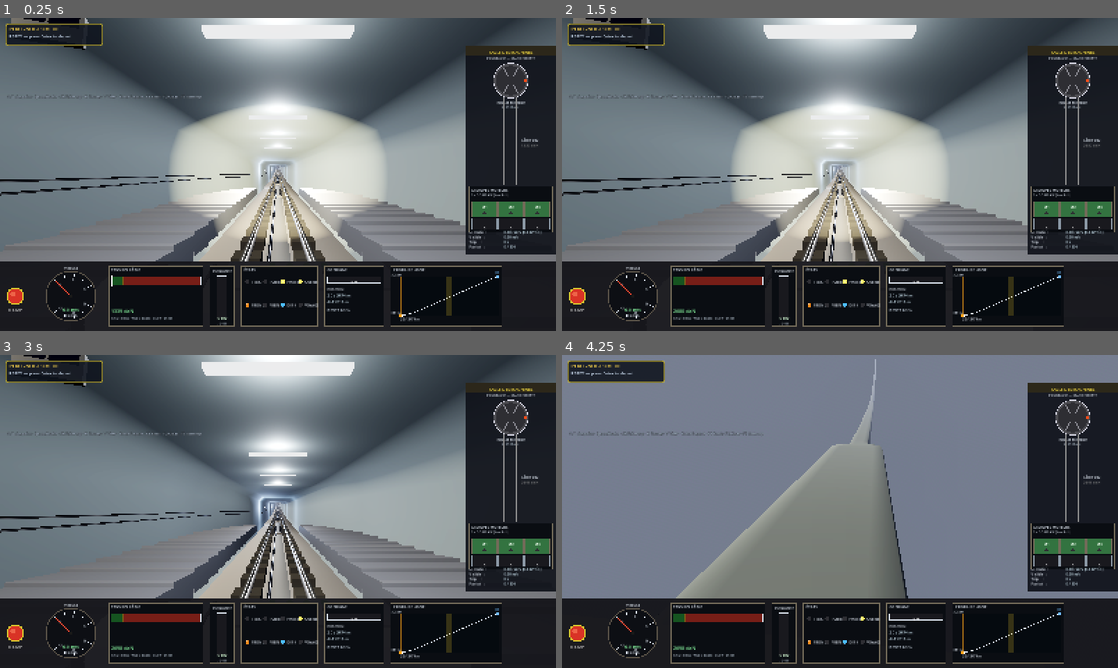
Above: before the commit, frames 1-4 (two rows, left to right).
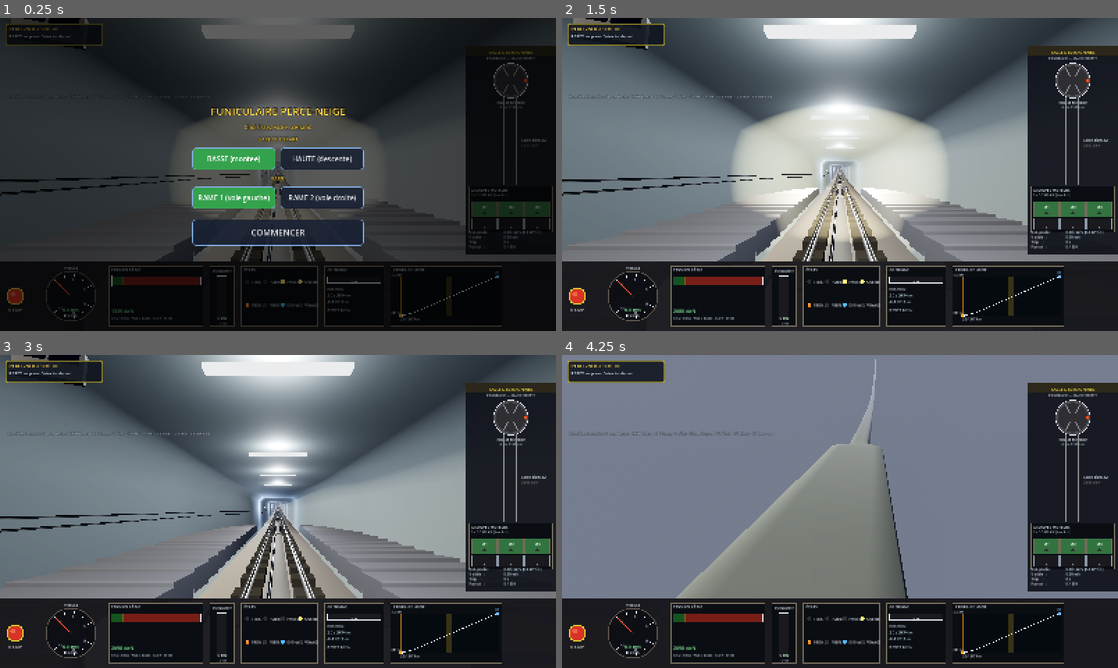
Above: after the commit, the same moments.

Repository: ARP273-ROSE/perce-neige-sim
Game: Godot game, scene res://scenes/main.tscn
Two runs of this game, one before a commit and one after it. Both use one fixed random seed, a clock stepped at 60 frames per second and the inputs below. Sound files missing from this copy of the repository are replaced by a short silence.
Inputs (mouse positions are in pixels of both pictures, inside the frame that each line leads up to):
- Up to frame 1 (0.25 s): no input
- Up to frame 2 (1.5 s): click (840, 230) at 0.5 s, where only the run after the commit has a clickable "COMMENCER"; tap Enter (ready_depart) at 1.25 s; hold Up (speed_up) from 1.28 s (still down); tap Shift (emergency) at 1.35 s
- Up to frame 3 (3 s): tap Enter (ready_depart) at 2, 2.1, 2.75 s; release Up (speed_up) at 2.03 s; hold Space (brake) 2.03-2.78 s; hold Up (speed_up) from 2.78 s (still down); tap H (toggle_headlights) at 2.85 s
- Up to frame 4 (4.25 s): keep holding Up (speed_up); tap Enter (ready_depart) at 3.5 s; tap V (toggle_view) at 3.6 s

The runs differ from the first frame. In frame 1, 71% of the frame differs, in the area x 0-100%, y 0-99%; in frame 2, 0.1%; in frame 3, 0.1%; in frame 4, 0.2%.

Commit message:
feat(3d): rebond de câble à l'arrêt, sélecteur de scénario, HUD tactile propre
Retours d'essai iPad 2026-07-12 (2e session) :
- REBOND ÉLASTIQUE porté du Python : x(t)=A·e^(−ζωt)·sin(ωt), k=EA/L
  jusqu'à la poulie haute → ±31 cm T≈6 s en gare basse, 1 mm en haut
  (l'asymétrie sort de la physique). Appliqué à s_render ; arrivée en
  2 temps : serrage tambour immédiat (rebond visible) puis portes +
  inversion après 15 s — le demi-tour n'est plus instantané
- SÉLECTEUR DE SCÉNARIO au démarrage : gare de départ (basse/haute) et
  rame (1 voie gauche / 2 voie droite), tactile et souris
- annonce « évacuation » fantôme : AUCUN chemin automatique (banc
  aller-retour complet tracé) → fausse manip sur PANNE collé à AUTO ;
  PANNE déplacé à gauche + DOUBLE-TAP requis pour déclencher
- boutons +/− VITESSE : chemin action_press → physique VALIDÉ au banc
  (--drivetest : cmd=1.00 après 6 s) — ils étaient inopérants car AUTO
  écrase la consigne → boutons de conduite grisés quand AUTO actif
- HUD : glyphes hors police mobile remplacés (fleches, Ø, ω → ASCII),
  barre d'aide clavier masquée sur écran tactile
- fix : l'auto-op remettait finished=false chaque frame en attente des
  portes → serrage réarmé en boucle (tempo/rebond gelés, deadlock)
Validé banc : arrivée t=450, portes+annonce sortie à t=465 (+15 s pile),
séquence suivante nominale ; pck exporté vérifié.

Diff:
--- a/godot_project/scripts/auto_operator.gd
+++ b/godot_project/scripts/auto_operator.gd
@@ -143,14 +143,18 @@
 			# Frein doux jusqu'à arrêt complet
 			physics.speed_cmd = 0.0
 			if absf(physics.v) < 0.05:
-				_request_open_doors()
 				state = State.OPENING_DOORS
 				_state_timer = 0.0
 				_trip_count += 1
 				print("[AutoOp] Trip %d terminé, arrivée en gare" % _trip_count)
 
 		State.OPENING_DOORS:
-			# Attendre que doors_open passe à true
+			# Les portes s'ouvrent TOUTES SEULES après la temporisation
+			# d'arrivée de la physique (rebond de câble visible pendant
+			# ~15 s) — ne rien forcer ici, juste attendre. (Surtout pas
+			# `finished = false` : ça réarmait le serrage d'arrivée à
+			# chaque frame → tempo jamais écoulée, portes jamais
+			# ouvertes. start_trip() remet finished à zéro au départ.)
 			if physics.doors_open:
 				state = State.WAITING_AT_STATION
 				_state_timer = 0.0
@@ -166,17 +170,6 @@
 		return maxf(0.0, physics.s - PNConstants.START_S)
 
 
-func _request_open_doors() -> void:
-	if physics == null:
-		return
-	# Le demi-tour terminus (portes, trip_started, direction inversée)
-	# est désormais géré par TrainPhysics._terminus_turnaround() à
-	# l'arrivée — le refaire ici inverserait la direction DEUX fois.
-	# On s'assure juste que l'état est bien celui attendu.
-	physics.doors_open = true
-	physics.finished = false
-
-
 func _maybe_inject_fault() -> void:
 	if fault_manager == null or _fault_injected_this_trip:
 		return
--- a/godot_project/scripts/cockpit_panel.gd
+++ b/godot_project/scripts/cockpit_panel.gd
@@ -251,7 +251,7 @@
 			["CABINE", physics.lights_cabin, Color(1.0, 0.95, 0.40)],
 			["FREIN P", physics.maint_brake, Color(1.0, 0.55, 0.10)],
 			["FREIN U", physics.emergency_brake or physics.emergency, Color(1.0, 0.20, 0.18)],
-			["DIR↑" if physics.direction > 0 else "DIR↓", true, Color(0.30, 0.75, 1.0)],
+			["DIR HAUT" if physics.direction > 0 else "DIR BAS", true, Color(0.30, 0.75, 1.0)],
 			["VOYAGE", physics.trip_started, Color(0.85, 0.75, 0.30)],
 		]
 	var led_size: float = 12.0
--- a/godot_project/scripts/hud.gd
+++ b/godot_project/scripts/hud.gd
@@ -84,11 +84,13 @@
 	_status_label.add_theme_font_size_override("font_size", 12)
 	top_vbox.add_child(_status_label)
 
-	# --- Help bar (raccourcis) ---
+	# --- Help bar (raccourcis CLAVIER — masquée sur écran tactile : les
+	# boutons tactiles couvrent tout, et F1/F2… n'ont pas de sens) ---
 	_help_label = Label.new()
+	_help_label.visible = not DisplayServer.is_touchscreen_available()
 	_help_label.text = _t(
-		"↑/↓ Setpoint · Space Brake · Shift Emerg · H Phares · V View · Enter Depart · F1 Fault · F2 Clear · F3 Auto-op",
-		"↑/↓ Consigne · Espace Frein · Shift Urgence · H Phares · V Vue · Entrée Départ · F1 Panne · F2 Clear · F3 Auto-exploit"
+		"Haut/Bas Setpoint · Space Brake · Shift Emerg · H Phares · V View · Enter Depart · F1 Fault · F2 Clear · F3 Auto-op",
+		"Haut/Bas Consigne · Espace Frein · Shift Urgence · H Phares · V Vue · Entrée Départ · F1 Panne · F2 Clear · F3 Auto-exploit"
 	)
 	_help_label.position = Vector2(20, 218)
 	_help_label.size = Vector2(1560, 22)
@@ -174,9 +176,11 @@
 		return _t("READY — press Enter to depart", "PRÊT — Entrée pour départ")
 	if absf(physics.v) < 0.1:
 		return _t("Stopped at station", "Arrêté en gare")
+	# (pas de flèches ni glyphes exotiques : la police par défaut des
+	# exports mobiles les rend en carrés — retour d'essai iPad 2026-07-12)
 	if physics.direction > 0:
-		return _t("Climbing → Glacier", "Montée → Glacier")
-	return _t("Descending → Val Claret", "Descente → Val Claret")
+		return _t("Climbing to Glacier", "Montee vers le Glacier")
+	return _t("Descending to Val Claret", "Descente vers Val Claret")
 
 
 func _update_fault_panel() -> void:
--- a/godot_project/scripts/machine_room_panel.gd
+++ b/godot_project/scripts/machine_room_panel.gd
@@ -90,7 +90,7 @@
 	draw_line(Vector2(cable_right_x, cable_top_y), Vector2(cable_right_x, cable_bot_y), cable_color, 4.0)
 	# Annotation tension
 	_draw_text(Vector2(pulley_cx + 30.0, (cable_top_y + cable_bot_y) * 0.5),
-		"Câble Ø52", 10, label_color)
+		"Cable diam. 52", 10, label_color)
 	_draw_text(Vector2(pulley_cx + 30.0, (cable_top_y + cable_bot_y) * 0.5 + 15.0),
 		"%.0f daN" % t_cur, 11, cable_color)
 
@@ -99,7 +99,7 @@
 
 	# 4. Stats résumées (encart bas)
 	var stats_y: float = h - 60.0
-	_draw_text(Vector2(10.0, stats_y), "ω poulie  :", 10, label_color)
+	_draw_text(Vector2(10.0, stats_y), "Rot. poulie :", 10, label_color)
 	var omega: float = physics.v / 2.08
 	_draw_text(Vector2(110.0, stats_y), "%.2f rad/s  (%.1f tr/min)" %
 		[absf(omega), absf(omega) * 60.0 / TAU], 10, Color(0.85, 0.95, 1.0))
@@ -133,7 +133,7 @@
 	draw_circle(Vector2(cx + cos(marker_ang) * r * 0.85, cy + sin(marker_ang) * r * 0.85), 5.0, Color(1.0, 0.30, 0.10))
 	# Label dimensions
 	_draw_text_center(Vector2(cx, cy + r + 14.0), "POULIE MOTRICE", 10, label_color)
-	_draw_text_center(Vector2(cx, cy + r + 26.0), "Ø 4160 mm", 9, Color(0.65, 0.70, 0.75))
+	_draw_text_center(Vector2(cx, cy + r + 26.0), "diam. 4160 mm", 9, Color(0.65, 0.70, 0.75))
 
 
 func _draw_motor_bank(x: float, y: float, w: float, h: float) -> void:
--- a/godot_project/scripts/main.gd
+++ b/godot_project/scripts/main.gd
@@ -121,7 +121,47 @@
 			auto_operator.enabled = true
 			auto_operator._enter_initial_state()
 			print("[Autotest] auto-exploitation forcée ON")
+		elif "--drivetest" in OS.get_cmdline_user_args():
+			_drivetest()
+		else:
+			# Sélecteur de scénario (gare de départ + rame) au démarrage
+			var scen: ScenarioPanel = ScenarioPanel.new()
+			scen.name = "ScenarioPanel"
+			add_child(scen)
+			scen.chosen.connect(_apply_scenario)
 	print("[PerceNeige3D] Ready.")
+
+
+# Applique le scénario choisi au démarrage : gare haute = départ en
+# descente ; rame 2 = voie DROITE dans l'évitement (la rame 1 prend la
+# gauche) — les deux cabines échangent leur voie.
+func _apply_scenario(from_top: bool, rame2: bool) -> void:
+	if from_top:
+		physics.s = PNConstants.STOP_S
+		physics.s_prev_step = physics.s
+		physics.s_render = physics.s
+		physics.direction = -1
+	if rame2:
+		cabin.passing_side = +1.0
+		cabin_ghost.passing_side = -1.0
+	print("[Scenario] depart %s, rame %d" % [
+		"gare haute" if from_top else "gare basse", 2 if rame2 else 1])
+
+
+# Banc : vérifie le chemin bouton tactile → Input.action_press →
+# is_action_pressed → consigne → vitesse, en conduite MANUELLE.
+func _drivetest() -> void:
+	await get_tree().create_timer(1.0).timeout
+	physics.request_depart()
+	print("[DriveTest] request_depart lancé")
+	while not physics.trip_started:
+		await get_tree().create_timer(0.5).timeout
+	print("[DriveTest] trip démarré — action_press(speed_up) 6 s")
+	Input.action_press("speed_up")
+	await get_tree().create_timer(6.0).timeout
+	Input.action_release("speed_up")
+	print("[DriveTest] speed_cmd=%.2f v=%.2f (attendu : cmd>0.9, v>1)"
+		% [physics.speed_cmd, physics.v])
 
 	# Diagnostic : --mesh-stats en arg projet → imprime le nombre de vertices
 	# par nœud et le total, puis continue normalement. Sert à vérifier que le
@@ -405,8 +445,11 @@
 		# Position de RENDU interpolée entre les deux derniers états
 		# physiques — supprime la saccade du défilement (rails/tunnel)
 		# quand le rendu ne tombe pas pile sur les pas de 1/60 s.
+		# + rebond élastique du câble après l'arrêt (gare basse : ±25 cm,
+		# T ≈ 6 s — millimétrique en haut, la physique fait le tri).
 		physics.s_render = lerpf(physics.s_prev_step, physics.s,
-			clampf(_physics_accum / PHYSICS_DT, 0.0, 1.0))
+			clampf(_physics_accum / PHYSICS_DT, 0.0, 1.0)) \
+			+ physics.rebound_offset()
 	else:
 		# Mode client : l'état arrive tout fait du sim Python
 		physics.s_render = physics.s
--- /dev/null
+++ b/godot_project/scripts/scenario_panel.gd
@@ -0,0 +1,128 @@
+class_name ScenarioPanel
+extends CanvasLayer
+## Sélecteur de scénario au démarrage (retour d'essai iPad 2026-07-12 :
+## « avant de mettre prêt départ on devrait pouvoir choisir rame 1 ou 2
+## et montée ou descente »).
+##
+## Deux choix :
+##   - gare de départ : BASSE (montée) / HAUTE (descente)
+##   - rame : 1 (voie gauche dans l'évitement) / 2 (voie droite)
+## COMMENCER émet `chosen` puis le panneau disparaît. Tout est en ASCII
+## sûr (pas de glyphes hors police par défaut mobile).
+
+signal chosen(from_top: bool, rame2: bool)
+
+var _from_top: bool = false
+var _rame2: bool = false
+
+var _b_low: Button = null
+var _b_high: Button = null
+var _b_r1: Button = null
+var _b_r2: Button = null
+
+
+func _ready() -> void:
+	layer = 95
+	_build()
+
+
+func _mk_toggle(text: String) -> Button:
+	var b: Button = Button.new()
+	b.text = text
+	b.toggle_mode = true
+	b.focus_mode = Control.FOCUS_NONE
+	b.custom_minimum_size = Vector2(240, 64)
+	b.add_theme_font_size_override("font_size", 20)
+	var sb: StyleBoxFlat = StyleBoxFlat.new()
+	sb.bg_color = Color(0.10, 0.13, 0.20, 0.9)
+	sb.border_color = Color(0.55, 0.75, 1.0, 0.8)
+	sb.set_border_width_all(2)
+	sb.set_corner_radius_all(10)
+	sb.set_content_margin_all(10)
+	b.add_theme_stylebox_override("normal", sb)
+	b.add_theme_stylebox_override("hover", sb)
+	var sbp: StyleBoxFlat = sb.duplicate()
+	sbp.bg_color = Color(0.20, 0.65, 0.30, 0.95)   # vert = sélectionné
+	b.add_theme_stylebox_override("pressed", sbp)
+	b.add_theme_stylebox_override("hover_pressed", sbp)
+	return b
+
+
+func _mk_label(text: String, size_pt: int) -> Label:
+	var l: Label = Label.new()
+	l.text = text
+	l.horizontal_alignment = HORIZONTAL_ALIGNMENT_CENTER
+	l.add_theme_font_size_override("font_size", size_pt)
+	l.add_theme_color_override("font_color", Color(1.0, 0.85, 0.30))
+	l.add_theme_color_override("font_outline_color", Color.BLACK)
+	l.add_theme_constant_override("outline_size", 4)
+	return l
+
+
+func _build() -> void:
+	# Voile plein écran qui absorbe les taps derrière le panneau
+	var veil: ColorRect = ColorRect.new()
+	veil.color = Color(0.0, 0.0, 0.0, 0.60)
+	veil.set_anchors_preset(Control.PRESET_FULL_RECT)
+	veil.mouse_filter = Control.MOUSE_FILTER_STOP
+	add_child(veil)
+
+	var box: VBoxContainer = VBoxContainer.new()
+	box.set_anchors_preset(Control.PRESET_CENTER)
+	box.grow_horizontal = Control.GROW_DIRECTION_BOTH
+	box.grow_vertical = Control.GROW_DIRECTION_BOTH
+	box.add_theme_constant_override("separation", 14)
+	veil.add_child(box)
+
+	box.add_child(_mk_label("FUNICULAIRE PERCE-NEIGE", 30))
+	box.add_child(_mk_label("Choisissez votre scenario", 16))
+
+	box.add_child(_mk_label("GARE DE DEPART", 14))
+	var row1: HBoxContainer = HBoxContainer.new()
+	row1.alignment = BoxContainer.ALIGNMENT_CENTER
+	row1.add_theme_constant_override("separation", 14)
+	box.add_child(row1)
+	_b_low = _mk_toggle("BASSE (montee)")
+	_b_high = _mk_toggle("HAUTE (descente)")
+	_b_low.button_pressed = true
+	_b_low.toggled.connect(func(on: bool) -> void: _pick_station(not on))
+	_b_high.toggled.connect(func(on: bool) -> void: _pick_station(on))
+	row1.add_child(_b_low)
+	row1.add_child(_b_high)
+
+	box.add_child(_mk_label("RAME", 14))
+	var row2: HBoxContainer = HBoxContainer.new()
+	row2.alignment = BoxContainer.ALIGNMENT_CENTER
+	row2.add_theme_constant_override("separation", 14)
+	box.add_child(row2)
+	_b_r1 = _mk_toggle("RAME 1 (voie gauche)")
+	_b_r2 = _mk_toggle("RAME 2 (voie droite)")
+	_b_r1.button_pressed = true
+	_b_r1.toggled.connect(func(on: bool) -> void: _pick_rame(not on))
+	_b_r2.toggled.connect(func(on: bool) -> void: _pick_rame(on))
+	row2.add_child(_b_r1)
+	row2.add_child(_b_r2)
+
+	var go: Button = _mk_toggle("COMMENCER")
+	go.toggle_mode = false
+	go.custom_minimum_size = Vector2(300, 76)
+	go.add_theme_font_size_override("font_size", 24)
+	var margin: MarginContainer = MarginContainer.new()
+	margin.add_theme_constant_override("margin_top", 16)
+	margin.add_child(go)
+	box.add_child(margin)
+	go.pressed.connect(func() -> void:
+		chosen.emit(_from_top, _rame2)
+		queue_free())
+
+
+func _pick_station(from_top: bool) -> void:
+	_from_top = from_top
+	_b_low.set_pressed_no_signal(not from_top)
+	_b_high.set_pressed_no_signal(from_top)
+
+
+func _pick_rame(rame2: bool) -> void:
+	_rame2 = rame2
+	_b_r1.set_pressed_no_signal(not rame2)
+	_b_r2.set_pressed_no_signal(rame2)
--- a/godot_project/scripts/touch_controls.gd
+++ b/godot_project/scripts/touch_controls.gd
@@ -19,7 +19,9 @@
 
 var _main: Node = null          # référence à Main (AUTO / PANNE / état)
 var _b_auto: Button = null
+var _drive_buttons: Array = []  # boutons de conduite, grisés quand AUTO actif
 var _sync_accum: float = 0.0
+var _fault_tap_time: float = -10.0   # double-tap PANNE (anti fausse manip)
 
 
 func setup(main_node: Node) -> void:
@@ -39,7 +41,15 @@
 		return
 	_sync_accum = 0.0
 	if _b_auto != null and _main != null and _main.auto_operator != null:
-		_b_auto.set_pressed_no_signal(_main.auto_operator.enabled)
+		var auto_on: bool = _main.auto_operator.enabled
+		_b_auto.set_pressed_no_signal(auto_on)
+		# En AUTO, l'automate écrase la consigne chaque frame → les
+		# boutons de conduite sont sans effet : les griser pour que ce
+		# soit lisible (retour d'essai iPad : « les contrôles vitesse ne
+		# marchent pas » — AUTO était actif).
+		for b: Button in _drive_buttons:
+			b.disabled = auto_on
+			b.modulate.a = 0.35 if auto_on else 0.92
 
 
 func _mk_button(text: String, tip: String, big: bool = false) -> Button:
@@ -96,11 +106,13 @@
 	b_up.custom_minimum_size = Vector2(132, 112)
 	_bind_hold(b_up, "speed_up")
 	left.add_child(b_up)
+	_drive_buttons.append(b_up)
 
 	var b_dn: Button = _mk_button("-\nVITESSE", "Réduire la consigne (maintenir)", true)
 	b_dn.custom_minimum_size = Vector2(132, 112)
 	_bind_hold(b_dn, "speed_down")
 	left.add_child(b_dn)
+	_drive_buttons.append(b_dn)
 
 	# --- Colonne DROITE : freins — décalée à GAUCHE du panneau salle des
 	# machines (~330 px) qui recouvrait les boutons au bord droit.
@@ -114,6 +126,7 @@
 	b_brake.custom_minimum_size = Vector2(132, 112)
 	_bind_hold(b_brake, "brake")
 	right.add_child(b_brake)
+	_drive_buttons.append(b_brake)
 
 	var b_emerg: Button = _mk_button("URGENCE", "Arrêt d'urgence", true)
 	b_emerg.custom_minimum_size = Vector2(132, 112)
@@ -132,6 +145,7 @@
 	b_go.position = Vector2(-125, -300)
 	_bind_tap(b_go, "ready_depart")
 	root.add_child(b_go)
+	_drive_buttons.append(b_go)
 
 	# --- Rangée haut-droite : boutons secondaires -------------------------
 	var top: HBoxContainer = HBoxContainer.new()
@@ -150,21 +164,9 @@
 	_bind_tap(b_view, "toggle_view")
 	top.add_child(b_view)
 
-	# PANNE / AUTO : appel DIRECT du jeu (pas de synthèse clavier — plus
-	# fiable sur web) ; AUTO est un vrai bouton à bascule, vert quand
-	# l'exploitation automatique est active.
-	var b_fault: Button = _mk_button("PANNE",
-		"Déclencher une panne aléatoire — nouvel appui : lever la panne")
-	b_fault.custom_minimum_size = Vector2(102, 56)
-	b_fault.pressed.connect(func() -> void:
-		if _main == null or _main.fault_manager == null:
-			return
-		if _main.fault_manager.is_active():
-			_main.fault_manager.clear_active()
-		else:
-			_main.fault_manager.trigger_random())
-	top.add_child(b_fault)
-
+	# AUTO : appel DIRECT du jeu (pas de synthèse clavier — plus fiable
+	# sur web) ; vrai bouton à bascule, vert quand l'exploitation
+	# automatique est active.
 	_b_auto = _mk_button("AUTO",
 		"Exploitation automatique : embarquement ~30 s puis départ, " +
 		"trajets enchaînés. Vert = actif.")
@@ -174,3 +176,26 @@
 		if _main != null and _main.auto_operator != null:
 			_main.auto_operator.toggle())
 	top.add_child(_b_auto)
+
+	# PANNE : isolé en HAUT-GAUCHE, loin d'AUTO — un doigt qui ratait
+	# AUTO déclenchait une panne (dont l'annonce « évacuation », retour
+	# d'essai iPad 2026-07-12) ; et DOUBLE-TAP requis (< 1,5 s) pour
+	# déclencher, un seul tap suffit pour la lever.
+	var b_fault: Button = _mk_button("PANNE",
+		"DOUBLE-TAP : déclencher une panne aléatoire — un tap : la lever")
+	b_fault.custom_minimum_size = Vector2(102, 56)
+	b_fault.set_anchors_preset(Control.PRESET_TOP_LEFT)
+	b_fault.position = Vector2(320, 10)   # à droite du panneau status
+	b_fault.pressed.connect(func() -> void:
+		if _main == null or _main.fault_manager == null:
+			return
+		if _main.fault_manager.is_active():
+			_main.fault_manager.clear_active()
+			return
+		var now: float = Time.get_ticks_msec() / 1000.0
+		if now - _fault_tap_time < 1.5:
+			_main.fault_manager.trigger_random()
+			_fault_tap_time = -10.0
+		else:
+			_fault_tap_time = now)
+	root.add_child(b_fault)
--- a/godot_project/scripts/train_physics.gd
+++ b/godot_project/scripts/train_physics.gd
@@ -48,6 +48,26 @@
 var trip_started: bool = false
 var trip_time: float = 0.0
 var finished: bool = false
+
+# --- Rebond élastique du câble à l'arrêt (port du Python _cable_bounce) --
+# x(t) = A·e^(−ζωt)·sin(ωt) avec k = EA/L (L = câble entre la rame et la
+# poulie motrice en GARE HAUTE) : en bas L ≈ 3,45 km → T ≈ 5-8 s, jusqu'à
+# ±25 cm ; en haut L ≈ 25 m → millimétrique. L'asymétrie sort de la
+# physique, rien n'est câblé en dur. Appliqué à s_render (visuel) : le s
+# physique est tenu par le clamp + frein tambour.
+const CABLE_EA_N: float = 1.25e8
+const REBOUND_ZETA: float = 0.15
+const REBOUND_GRAB_A: float = 0.35   # m/s² relâchés au serrage du tambour
+var rebound_timer: float = -1.0      # < 0 = inactif
+var rebound_anchor_s: float = 0.0
+var rebound_dir: int = 1             # direction figée au serrage (le
+                                     # demi-tour inverse `direction` alors
+                                     # que l'oscillation court encore)
+
+# Temporisation d'arrivée : la rame reste immobilisée portes fermées
+# (rebond visible) avant l'ouverture des portes + inversion du sens.
+const TURNAROUND_DELAY_S: float = 15.0
+var turnaround_delay_remaining: float = 0.0
 
 # --- Accesseurs -----------------------------------------------------------
 
@@ -194,7 +214,7 @@
 			acc = -2.0
 		if direction > 0 and not finished:
 			finished = true
-			_terminus_turnaround()
+			_arrival_grab()
 	elif s <= clamp_lo:
 		s = clamp_lo
 		if v < 0.0:
@@ -202,7 +222,17 @@
 			acc = 2.0
 		if direction < 0 and not finished:
 			finished = true
+			_arrival_grab()
+
+	# Temporisation d'arrivée → demi-tour (portes + inversion)
+	if turnaround_delay_remaining > 0.0:
+		turnaround_delay_remaining = maxf(0.0, turnaround_delay_remaining - dt)
+		if turnaround_delay_remaining <= 0.0:
 			_terminus_turnaround()
+
+	# Chrono du rebond élastique
+	if rebound_timer >= 0.0:
+		rebound_timer += dt
 
 	# Frein parking (drum) ou frein urgence (panne grave)
 	if maint_brake or doors_open or emergency_brake:
@@ -339,21 +369,51 @@
 
 # --- Actions conducteur --------------------------------------------------
 
-# Arrivée au terminus : demi-tour automatique — portes rouvertes, frein
-# tambour serré, direction inversée, consigne à zéro. Sans ça, en manuel,
-# PRÊT/DÉPART ne refaisait JAMAIS rien après le premier trajet
+# Arrivée au terminus, phase 1 : serrage immédiat du frein tambour —
+# coupe la traction, déclenche le rebond élastique du câble (visible en
+# gare basse) et arme la temporisation avant l'ouverture des portes.
+func _arrival_grab() -> void:
+	trip_started = false
+	maint_brake = true
+	speed_cmd = 0.0
+	speed_cmd_eff = 0.0
+	rebound_anchor_s = s
+	rebound_dir = direction
+	rebound_timer = 0.0
+	turnaround_delay_remaining = TURNAROUND_DELAY_S
+	print("[Physics] arrivée s=%.0f — frein tambour serré, rebond armé, portes dans %.0f s"
+		% [s, TURNAROUND_DELAY_S])
+
+
+# Arrivée au terminus, phase 2 (après TURNAROUND_DELAY_S) : demi-tour —
+# portes rouvertes, direction inversée, séquences remises à zéro. Sans ça,
+# en manuel, PRÊT/DÉPART ne refaisait JAMAIS rien après le premier trajet
 # (trip_started restait vrai, portes fermées) → « plus de buzzer ni de
 # son de portes au 2e départ » (retour d'essai Android 2026-07).
 func _terminus_turnaround() -> void:
-	trip_started = false
-	maint_brake = true
 	doors_open = true
-	speed_cmd = 0.0
-	speed_cmd_eff = 0.0
 	announce_phase_remaining = 0.0
 	departure_buzzer_remaining = 0.0
 	door_phase_remaining = 0.0
 	direction = -direction
+
+
+# Décalage visuel (m, signé le long de la pente) du rebond élastique.
+# À ajouter à s_render — s'éteint tout seul (< 1 mm → coupé).
+func rebound_offset() -> float:
+	if rebound_timer < 0.0:
+		return 0.0
+	var span: float = maxf(PNConstants.LENGTH - rebound_anchor_s, 20.0)
+	var k: float = CABLE_EA_N / span
+	var m: float = mass_kg()
+	var omega: float = sqrt(k / maxf(m, 1.0))
+	var amp: float = minf(m * REBOUND_GRAB_A / k, 0.45)
+	var x: float = amp * exp(-REBOUND_ZETA * omega * rebound_timer) \
+		* sin(omega * rebound_timer)
+	if amp * exp(-REBOUND_ZETA * omega * rebound_timer) < 0.001:
+		rebound_timer = -1.0   # éteint — plus de calcul
+		return 0.0
+	return float(rebound_dir) * x
 
 
 # Séquence de départ réelle, en TROIS phases successives :
@@ -385,6 +445,7 @@
 	maint_brake = false
 	doors_open = false
 	finished = false
+	rebound_timer = -1.0
 
 
 func end_trip() -> void:
Not shown, added: godot_project/scripts/scenario_panel.gd.uid
